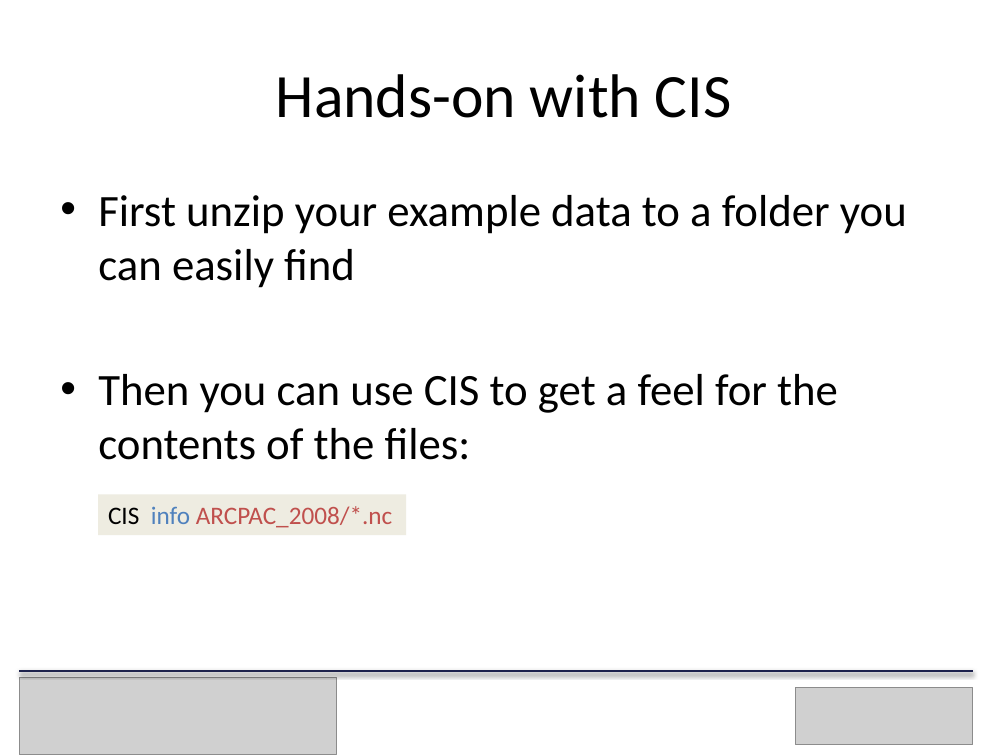
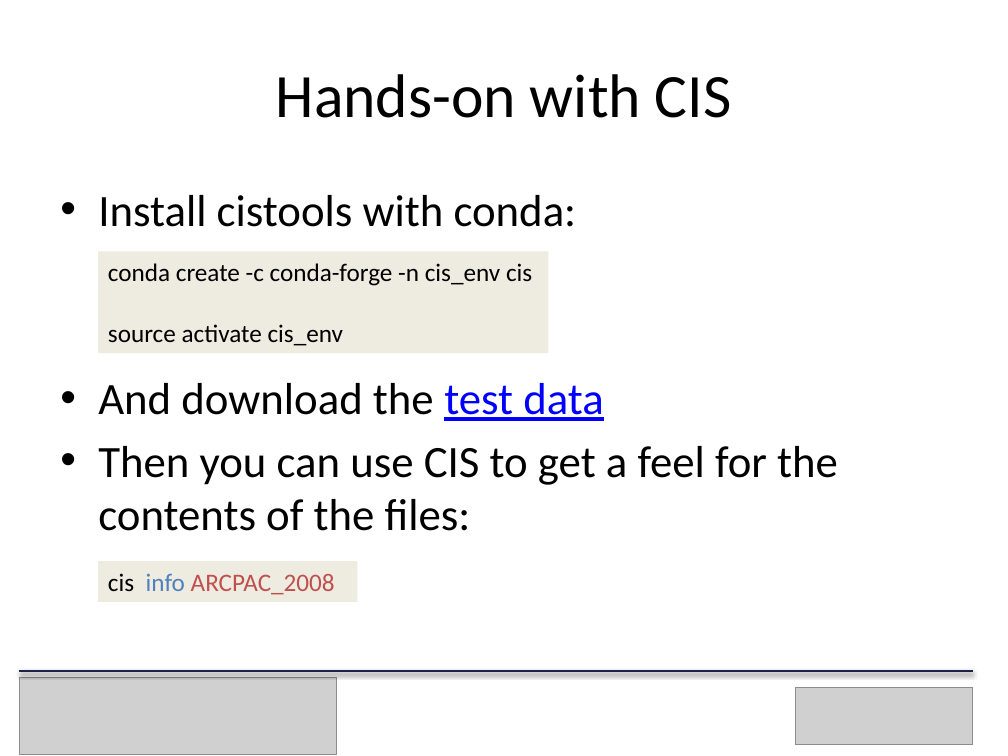
Before and after one commit to cehbrecht/cistools-at-tgif-march-2019, a slide deck: slide 12 of cistools-talk.pptx. Drawn at 1008x756 pixels with LibreOffice and Linux fonts; fonts in the diff are those of the drawing; grey boxes stand for pictures. Boxes give left, top, right and bottom in pixels: in the first picture for what was removed or moved away, otherwise in the second. Text is boxed around its words. In the diff, an @@ line names an element or a change of style, - is before the commit and + after.

```diff
--- a/cistools-talk.pptx
+++ b/cistools-talk.pptx
@@ text at bbox=[98, 195, 603, 421]: text changed @@
-• First unzip your example data to a folder you can easily find
+• Install cistools with conda:
+• And download the test data
@@ rectangle added at bbox=[98, 251, 548, 353], fill #EEECE1, 18 pt, text #000000 @@
+conda create -c conda-forge -n cis_env cis
+source activate cis_env
@@ rectangle "cis info ARCPAC_2008": place and size @@
-rectangle "cis info ARCPAC_2008" at bbox=[98, 495, 406, 535]
+rectangle "cis info ARCPAC_2008" at bbox=[98, 561, 357, 602]
@@ text in rectangle at bbox=[108, 573, 335, 595]: text changed @@
-CIS info ARCPAC_2008/*.nc
+cis info ARCPAC_2008
```
Also in this commit, not shown: 6 other slides changed, 4 slides added, 1 slide removed.
